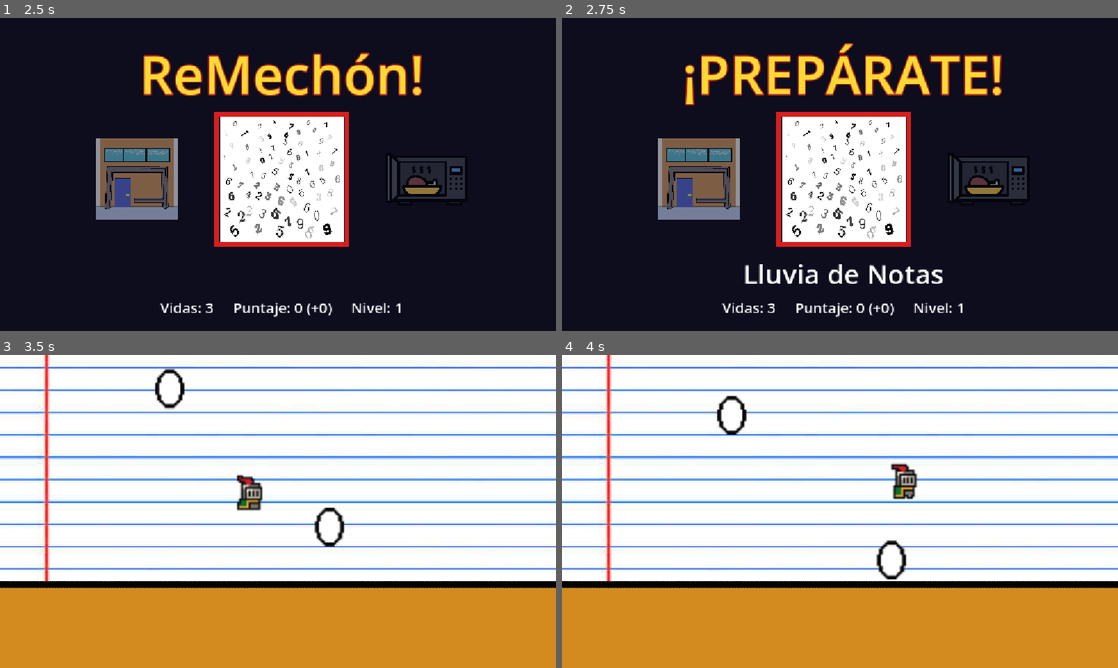
Above: before the commit, frames 1-4 (two rows, left to right).
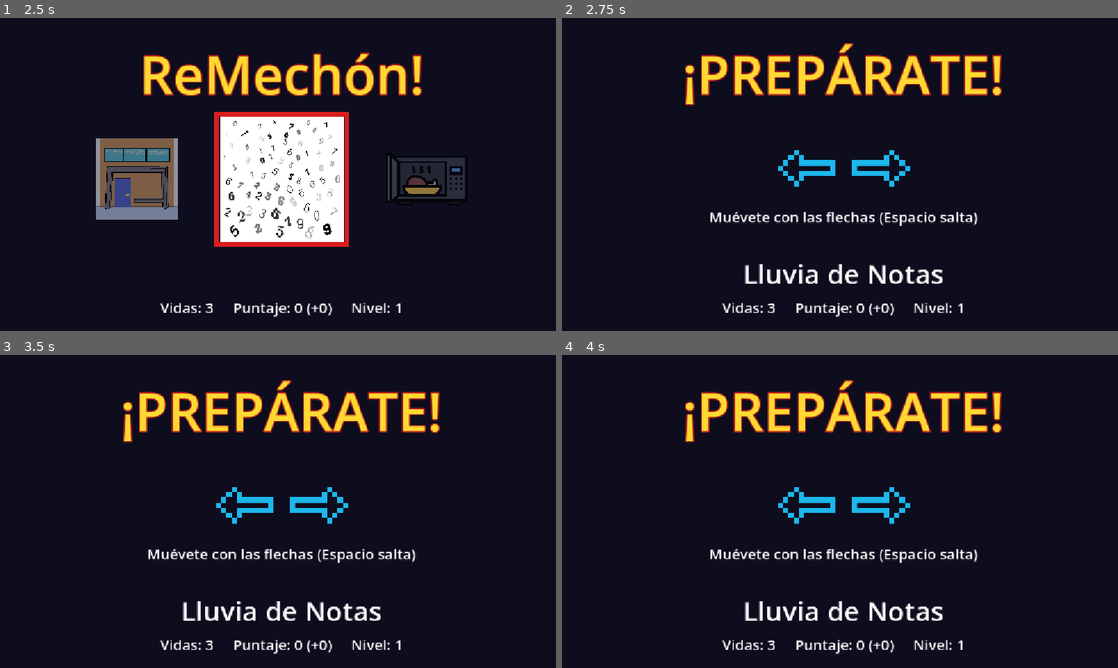
Above: after the commit, the same moments.

Repository: Mochytk/INF377-Microjuegos
Game: Godot game, scene res://Core/scenes/core.tscn
Same seed, same stepped clock (60 frames per second), same inputs: the game is played once before the commit and once after it.
Inputs (mouse positions are in pixels of both pictures, inside the frame that each line leads up to):
- Up to frame 1 (2.5 s): click "Jugar" at 0.5 s; tap Enter (ui_accept) at 1.25, 1.52, 2.27 s; move the mouse to (400, 158) at 1.27 s; hold Right (ui_right) from 1.28 s (still down); click (400, 158) at 1.42 s; move the mouse to (166, 190) at 2.02 s; click (166, 190) at 2.17 s
- Up to frame 2 (2.75 s): keep holding Right (ui_right)
- Up to frame 3 (3.5 s): move the mouse to (333, 442) at 2.77 s; release Right (ui_right) at 2.78 s; hold Left (ui_left) from 2.78 s (still down); click (333, 442) at 2.92 s
- Up to frame 4 (4 s): move the mouse to (812, 574) at 3.52 s; release Left (ui_left) at 3.53 s; hold Right (ui_right) from 3.53 s (still down); click (812, 574) at 3.67 s; tap Enter (ui_accept) at 3.77 s

Frame 1 is identical in both runs. In frame 2, 15% of the frame differs, in the area x 17-84%, y 30-74%; in frame 3, 99%, in the area x 0-100%, y 0-100%; in frame 4, 99%.

Commit message:
Core: muestra los controles del juego en la pantalla de PREPÁRATE
Simon y Puerta: mouse. Lluvia: flechas izquierda/derecha. Microondas: 4 flechas.
Durante el aviso el carrusel se reemplaza por los iconos y un texto corto.

Co-Authored-By: Claude Sonnet 5.5 <noreply@anthropic.com>
Claude-Session: https://claude.ai/code/session_0188LrtbGebnaag5QiGckSp9

Diff:
--- a/inf-377-microjuegos/Core/scenes/core.tscn
+++ b/inf-377-microjuegos/Core/scenes/core.tscn
@@ -121,6 +121,34 @@
 expand_mode = 1
 stretch_mode = 5
 
+[node name="Controles" type="VBoxContainer" parent="TransitionUI"]
+visible = false
+layout_mode = 1
+anchors_preset = 8
+anchor_left = 0.5
+anchor_top = 0.5
+anchor_right = 0.5
+anchor_bottom = 0.5
+offset_left = -560.0
+offset_top = -170.0
+offset_right = 560.0
+offset_bottom = 170.0
+grow_horizontal = 2
+grow_vertical = 2
+alignment = 1
+
+[node name="Iconos" type="HBoxContainer" parent="TransitionUI/Controles"]
+custom_minimum_size = Vector2(0, 150)
+layout_mode = 2
+theme_override_constants/separation = 24
+alignment = 1
+
+[node name="Texto" type="Label" parent="TransitionUI/Controles"]
+layout_mode = 2
+text = ""
+label_settings = SubResource("LabelSettings_body")
+horizontal_alignment = 1
+
 [node name="NombreLabel" type="Label" parent="TransitionUI"]
 layout_mode = 1
 anchors_preset = 7
--- a/inf-377-microjuegos/Core/scripts/core.gd
+++ b/inf-377-microjuegos/Core/scripts/core.gd
@@ -25,9 +25,25 @@
 
 @onready var carrusel = $TransitionUI/Carrusel
 @onready var nombre_label = $TransitionUI/NombreLabel
+@onready var controles = $TransitionUI/Controles
+@onready var controles_iconos = $TransitionUI/Controles/Iconos
+@onready var controles_texto = $TransitionUI/Controles/Texto
+
+const ICON_MOUSE := preload("res://Core/assets/controles/mouse.png")
+const ICON_IZQ := preload("res://Core/assets/controles/flecha_left.png")
+const ICON_DER := preload("res://Core/assets/controles/flecha_right.png")
+const ICON_ARR := preload("res://Core/assets/controles/flecha_up.png")
+const ICON_ABA := preload("res://Core/assets/controles/flecha_down.png")
 
 # Orden igual al de los iconos del carrusel.
 var game_names: Array[String] = ["Simon Dice", "Puerta", "Lluvia de Notas", "Microondas"]
+# Controles de cada juego (mismo orden): iconos y texto que se muestran en "¡PREPÁRATE!".
+var game_controls: Array[Dictionary] = [
+	{"icons": [ICON_MOUSE], "text": "Haz clic en los botones con el mouse"},
+	{"icons": [ICON_MOUSE], "text": "Haz clic con el mouse para entrar a la puerta"},
+	{"icons": [ICON_IZQ, ICON_DER], "text": "Muévete con las flechas (Espacio salta)"},
+	{"icons": [ICON_ARR, ICON_ABA, ICON_IZQ, ICON_DER], "text": "Presiona las flechas del teclado"},
+]
 var microgames: Array[String] = [
 	"res://Microgames/simon_says/scenes/simon_says.tscn",
 	"res://Microgames/puerta/scenes/puerta.tscn",
@@ -93,6 +109,8 @@
 	instruction_label.text = "ReMechón!"
 	stats_label.text = "Vidas: %d     Puntaje: %s (+%s)     Nivel: %s" % [lives, _fmt(score), _fmt(last_points), _fmt(difficulty)]
 	nombre_label.text = ""
+	controles.hide()
+	carrusel.show()
 
 	# Se elige el juego de la bolsa y el carrusel gira frenando hasta caer en él.
 	var target: int = pending_games.pop_back()
@@ -100,11 +118,29 @@
 	nombre_label.text = game_names[target]
 
 	instruction_label.text = "¡PREPÁRATE!"
-	await get_tree().create_timer(0.8).timeout
+	_show_controls(target)
+	await get_tree().create_timer(1.8).timeout
+	controles.hide()
+	carrusel.show()
 
 	transition_ui.hide()
 	current_game_instance = load(microgames[target]).instantiate()
 	add_child(current_game_instance)
+
+# Reemplaza el carrusel por los iconos de los controles del juego elegido.
+func _show_controls(game: int) -> void:
+	for child in controles_iconos.get_children():
+		child.queue_free()
+	for tex in game_controls[game]["icons"]:
+		var rect := TextureRect.new()
+		rect.texture = tex
+		rect.custom_minimum_size = Vector2(130, 130)
+		rect.expand_mode = TextureRect.EXPAND_IGNORE_SIZE
+		rect.stretch_mode = TextureRect.STRETCH_KEEP_ASPECT_CENTERED
+		controles_iconos.add_child(rect)
+	controles_texto.text = game_controls[game]["text"]
+	carrusel.hide()
+	controles.show()
 
 # performance: 0.0 a 1.0 (1.0 = perfecto). Los juegos sin medición de rendimiento usan 1.0.
 func end_microgame(won: bool, performance: float = 1.0) -> void:
